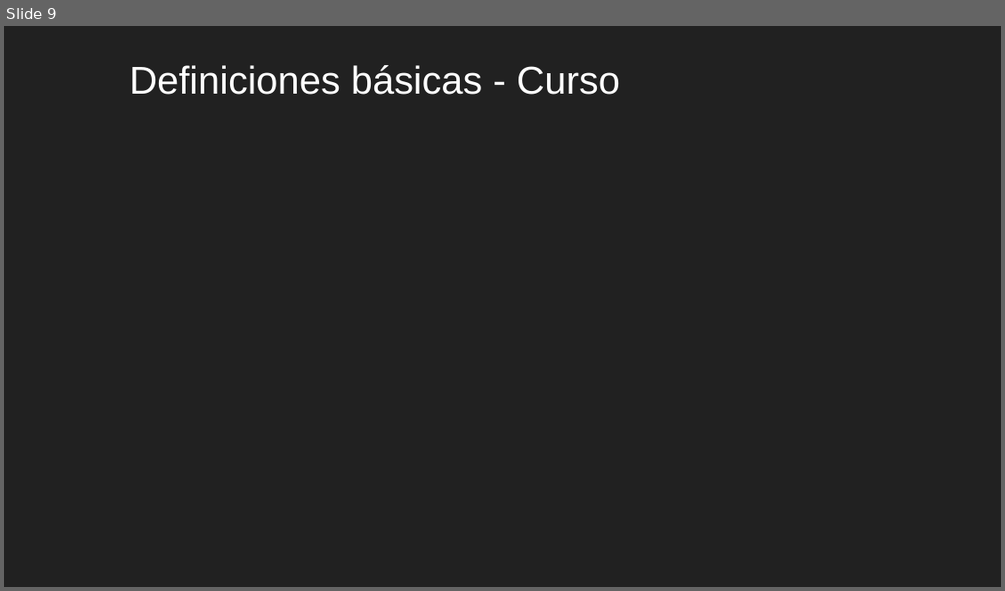
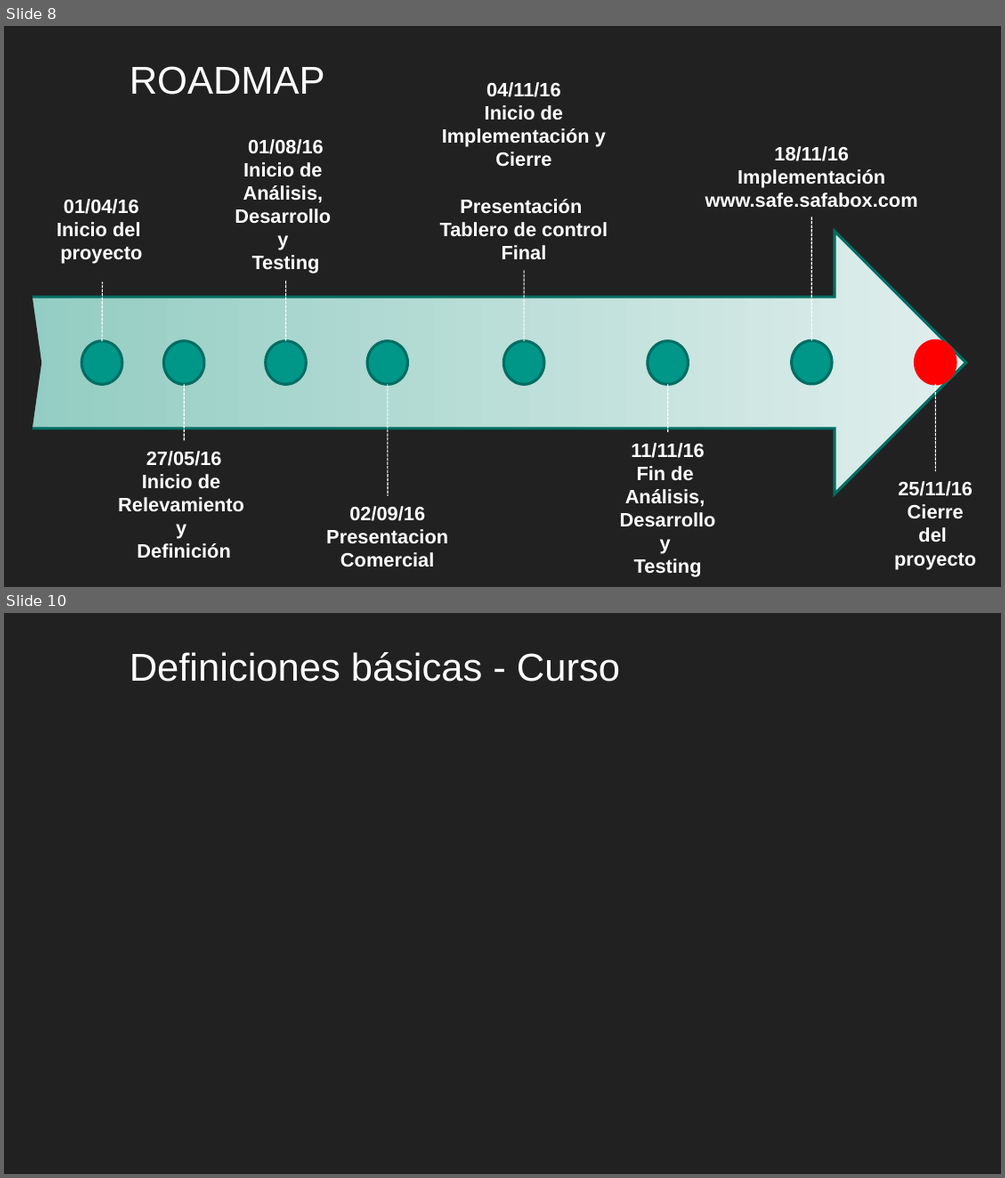
Before and after one commit to safabox/SAFE, a slide deck: trunk/docs/Entregables/Presentacion Final/SAFE presentacion final.ppt. Shown one above the other, each under a label of ours: slide 9 before the commit, slides 8 and 10 after it; the slides between them are not shown. The pictures are 1005x591 and 1005x1178 pixels, drawn with LibreOffice and Linux fonts; fonts in the diff are those of the drawing; background and template pictures are left out. Boxes give left, top, right and bottom in pixels: in the first picture for what was removed or moved away, otherwise in the second. Text is boxed around its words. In the diff, an @@ line names an element or a change of style, - is before the commit and + after.

```diff
--- a/trunk/docs/Entregables/Presentacion Final/SAFE presentacion final.ppt
+++ b/trunk/docs/Entregables/Presentacion Final/SAFE presentacion final.ppt
@@ slide 8 added at [4,26,1001,587], background #212121 @@
@@ title added at [129,66,325,95], 28 pt, text #FFFFFF @@
+ROADMAP
@@ text added at [440,82,607,259], 14 pt, text #FFFFFF, bold @@
+04/11/16
+Inicio de Implementación y Cierre
+Presentación
+Tablero de control
+Final
@@ text added at [235,139,331,273], 14 pt, text #FFFFFF, bold @@
+01/08/16
+Inicio de
+Análisis,
+Desarrollo
+y
+Testing
@@ text added at [705,146,918,208], 14 pt, text #FFFFFF, bold @@
+18/11/16
+Implementación
+www.safe.safabox.com
@@ text added at [57,199,142,264], 14 pt, text #FFFFFF, bold @@
+01/04/16
+Inicio del
+proyecto
@@ right arrow added at [21,232,966,494], fill gradient #93CDC3 to #E0EEEC, outline #006D62 2.01 pt @@
@@ line added from (811, 216) to (811, 341), #FFFFFF 0.74 pt dashed @@
@@ line added from (102, 341) to (103, 282), #FFFFFF 0.74 pt dashed @@
@@ line added from (286, 341) to (286, 281), #FFFFFF 0.74 pt dashed @@
@@ line added from (525, 270) to (525, 341), #FFFFFF 0.74 pt dashed @@
@@ freeform shape added at [21,295,40,430], fill #212121, outline #212121 2.01 pt @@
@@ ellipse added at [81,341,122,384], fill #009688, outline #006D62 2.01 pt @@
@@ ellipse added at [163,341,204,384], fill #009688, outline #006D62 2.01 pt @@
@@ ellipse added at [265,341,306,384], fill #009688, outline #006D62 2.01 pt @@
@@ ellipse added at [367,341,406,384], fill #009688, outline #006D62 2.01 pt @@
@@ ellipse added at [503,341,544,384], fill #009688, outline #006D62 2.01 pt @@
@@ ellipse added at [647,341,688,384], fill #009688, outline #006D62 2.01 pt @@
@@ ellipse added at [792,341,832,384], fill #009688, outline #006D62 2.01 pt @@
@@ ellipse added at [915,341,956,384], fill #FF0000, outline #FF0000 2.01 pt @@
@@ line added from (185, 384) to (185, 441), #FFFFFF 0.74 pt dashed @@
@@ line added from (388, 384) to (388, 496), #FFFFFF 0.74 pt dashed @@
@@ line added from (668, 384) to (668, 433), #FFFFFF 0.74 pt dashed @@
@@ line added from (935, 384) to (935, 472), #FFFFFF 0.74 pt dashed @@
@@ text added at [118,451,244,558], 14 pt, text #FFFFFF, bold @@
+27/05/16
+Inicio de
+Relevamiento
+y
+Definición
@@ text added at [620,443,716,577], 14 pt, text #FFFFFF, bold @@
+11/11/16
+Fin de
+Análisis,
+Desarrollo
+y
+Testing
@@ text added at [326,506,448,567], 14 pt, text #FFFFFF, bold @@
+02/09/16
+Presentacion Comercial
@@ text added at [894,481,976,569], 14 pt, text #FFFFFF, bold @@
+25/11/16
+Cierre
+del
+proyecto
@@ what was slide 9 is now slide 10 @@
```
Also in this commit, not shown: 2 slides changed, 1 other slide added, 1 slide removed, 1 other file.
